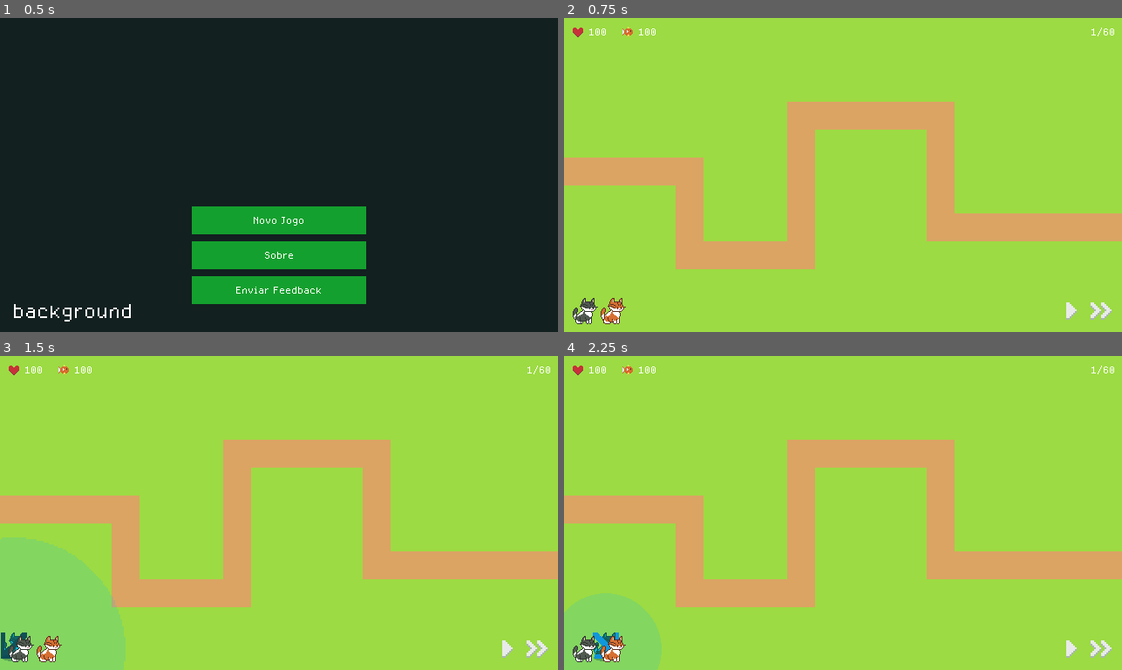
Above: before the commit, frames 1-4 (two rows, left to right).
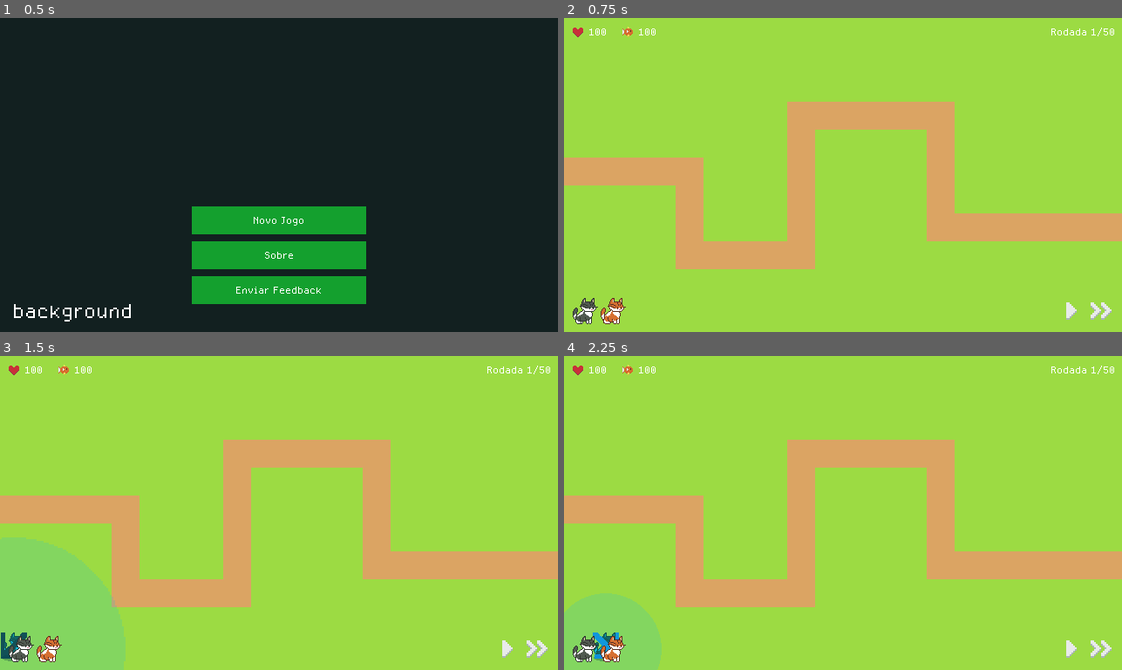
Above: after the commit, the same moments.

Repository: pdddddro/gatos-tower-defense
Game: Godot game, scene res://SceneHandler.tscn
The game is run twice, just before and just after one commit, with the same random seed, the same clock (stepped at 60 frames per second) and the same inputs.
Inputs (mouse positions are in pixels of both pictures, inside the frame that each line leads up to):
- Up to frame 1 (0.5 s): no input
- Up to frame 2 (0.75 s): click "Novo Jogo" at 0.5 s
- Up to frame 3 (1.5 s): click (22, 648) at 1.25 s
- Up to frame 4 (2.25 s): click (614, 648) at 2 s

Frame 1 is identical in both runs. In frame 2, less than 0.1% of the frame differs, in the area x 87-98%, y 3-6%; in frame 3, less than 0.1%; in frame 4, less than 0.1%.

Commit message:
add sllime directions

Diff:
--- a/Scenes/Cats/Cats.gd
+++ b/Scenes/Cats/Cats.gd
@@ -17,7 +17,6 @@
 	if enemy_array.size() != 0 and built:
 
 		select_enemy()
-
 		turn()
 
 		if attack_ready:
@@ -28,6 +27,8 @@
 		status = "Idle"
 		enemy = null
 		update_animation(Vector2.ZERO)
+
+	print(enemy_array)
 
 func select_enemy():
 	var enemy_progress_array = []
--- a/Scenes/Enemies/Slime1.tscn
+++ b/Scenes/Enemies/Slime1.tscn
@@ -1,11 +1,74 @@
-[gd_scene load_steps=4 format=3 uid="uid://c2bflmucnup4x"]
+[gd_scene load_steps=10 format=3 uid="uid://c2bflmucnup4x"]
 
-[ext_resource type="Texture2D" uid="uid://drlilq6agtcwk" path="res://Assets/Enemies/slime1.png" id="1_holcu"]
 [ext_resource type="Script" uid="uid://c5cilqwnocbk1" path="res://Scenes/Enemies/Slime1.gd" id="1_qq56m"]
+[ext_resource type="Texture2D" uid="uid://nrgg1mad2mdm" path="res://Assets/Enemies/slimeanimations.png" id="2_qq56m"]
 
 [sub_resource type="CapsuleShape2D" id="CapsuleShape2D_qq56m"]
 radius = 4.0
 height = 14.0
+
+[sub_resource type="AtlasTexture" id="AtlasTexture_xx1a5"]
+atlas = ExtResource("2_qq56m")
+region = Rect2(128, 0, 32, 32)
+
+[sub_resource type="AtlasTexture" id="AtlasTexture_2ffcu"]
+atlas = ExtResource("2_qq56m")
+region = Rect2(96, 0, 32, 32)
+
+[sub_resource type="AtlasTexture" id="AtlasTexture_w27yb"]
+atlas = ExtResource("2_qq56m")
+region = Rect2(64, 0, 32, 32)
+
+[sub_resource type="AtlasTexture" id="AtlasTexture_tj8aa"]
+atlas = ExtResource("2_qq56m")
+region = Rect2(0, 0, 32, 32)
+
+[sub_resource type="AtlasTexture" id="AtlasTexture_dc1vj"]
+atlas = ExtResource("2_qq56m")
+region = Rect2(32, 0, 32, 32)
+
+[sub_resource type="SpriteFrames" id="SpriteFrames_nlrk2"]
+animations = [{
+"frames": [{
+"duration": 1.0,
+"texture": SubResource("AtlasTexture_xx1a5")
+}],
+"loop": false,
+"name": &"Dead",
+"speed": 2.0
+}, {
+"frames": [{
+"duration": 1.0,
+"texture": SubResource("AtlasTexture_2ffcu")
+}],
+"loop": false,
+"name": &"WalkDown",
+"speed": 1.0
+}, {
+"frames": [{
+"duration": 1.0,
+"texture": SubResource("AtlasTexture_w27yb")
+}],
+"loop": false,
+"name": &"WalkLeft",
+"speed": 1.0
+}, {
+"frames": [{
+"duration": 1.0,
+"texture": SubResource("AtlasTexture_tj8aa")
+}],
+"loop": false,
+"name": &"WalkRight",
+"speed": 1.0
+}, {
+"frames": [{
+"duration": 1.0,
+"texture": SubResource("AtlasTexture_dc1vj")
+}],
+"loop": false,
+"name": &"WalkUp",
+"speed": 1.0
+}]
 
 [node name="Slime1" type="PathFollow2D"]
 rotates = false
@@ -19,6 +82,7 @@
 rotation = 1.5708
 shape = SubResource("CapsuleShape2D_qq56m")
 
-[node name="Slime1" type="Sprite2D" parent="CharacterBody2D"]
+[node name="AnimatedSprite2D" type="AnimatedSprite2D" parent="CharacterBody2D"]
 position = Vector2(0, -12)
-texture = ExtResource("1_holcu")
+sprite_frames = SubResource("SpriteFrames_nlrk2")
+animation = &"Dead"
--- a/Scenes/Enemies/Slimes.gd
+++ b/Scenes/Enemies/Slimes.gd
@@ -9,8 +9,14 @@
 var speed = 0
 var hp = 0
 var enemy_damage = 0
+var dead = false
+
+var previous_position = Vector2.ZERO
+
+@onready var sprite = $CharacterBody2D/AnimatedSprite2D
 
 func _ready() -> void:
+	previous_position = position
 	init_status()
 
 func init_status():
@@ -19,6 +25,13 @@
 	enemy_damage = GameData.enemies_data[type]["damage"]
 
 func _physics_process(delta: float) -> void:
+	var current_position = position
+	var new_position = position
+	var direction = (position - previous_position).normalized()
+
+	previous_position = new_position
+
+	update_animation(direction)
 
 	if progress_ratio == 1.0:
 		emit_signal("base_damage", enemy_damage)
@@ -33,7 +46,21 @@
 func move(delta):
 	set_progress(get_progress() + speed * delta )
 
-var dead = false
+func update_animation(direction: Vector2):
+
+	if !dead:
+		if direction == Vector2.ZERO:
+			return
+		var anim = "WalkRight"
+
+		if abs(direction.x) > abs(direction.y):
+			anim = "WalkRight" if direction.x > 0 else "WalkLeft"
+		else:
+			anim = "WalkDown" if direction.y > 0 else "WalkUp"
+		sprite.play(anim)
+
+	#print(anim)
+	#$AnimatedSprite2D.play(anim)
 
 func on_hit(damage):
 	hp -= damage
@@ -41,4 +68,8 @@
 	if hp <= 0 and dead == false:
 		dead = true
 		emit_signal("enemy_defeated", type)
+
+		sprite.play("Dead")
+		await sprite.animation_finished
+
 		queue_free()
--- a/Scenes/MainScenes/GameScene.gd
+++ b/Scenes/MainScenes/GameScene.gd
@@ -32,12 +32,11 @@
 
 @onready var fish_label = get_node("UI/HUD/MarginContainer/Status/FishContainer/FishLabel")
 
-func _input(event):
-	pass
-
 func _ready() -> void:
 	map_node = get_node("Map1")
 	get_node("UI/HUD/MarginContainer/Status/HeartContainer/HeartLabel").text = str(base_health)
+
+	WaveCount.text = "Rodada " + str(current_wave) + "/50"
 
 	update_fish_label()
 
@@ -115,7 +114,7 @@
 	if enemies_in_wave <= 0:
 		print("Wave finalizada!")
 		current_wave += 1
-		WaveCount.text = str(current_wave)
+		WaveCount.text = "Rodada " + str(current_wave) + "/50"
 
 		pause_play_button.button_pressed = false
 
--- a/Scenes/MainScenes/GameScene.tscn
+++ b/Scenes/MainScenes/GameScene.tscn
@@ -145,7 +145,7 @@
 size_flags_horizontal = 8
 size_flags_vertical = 0
 theme_override_fonts/font = ExtResource("11_j856t")
-text = "1/60"
+text = "Rodada n/n"
 
 [connection signal="pressed" from="UI/HUD/MarginContainer/GameControls/PausePlay" to="." method="_on_pause_play_pressed"]
 [connection signal="pressed" from="UI/HUD/MarginContainer/GameControls/SpeedUp" to="." method="_on_speed_up_pressed"]
--- a/Scenes/Maps/Map1.tscn
+++ b/Scenes/Maps/Map1.tscn
@@ -30,7 +30,7 @@
 
 [sub_resource type="Curve2D" id="Curve2D_gatv1"]
 _data = {
-"points": PackedVector2Array(0, 0, 0, 0, -8, 175, -8.10744, 0.0686317, 8.10744, -0.0686317, 136, 175, -0.122822, -7.82938, 0.122822, 7.82938, 144, 183, -0.176365, -8.2626, 0.176365, 8.2626, 144, 263, -7.74603, 0.209999, 7.74603, -0.209999, 152, 271, -8.1175, -0.0581077, 8.1175, …(363 unchanged characters)…
+"points": PackedVector2Array(0, 0, 0, 0, -8, 175, -5.50801, -0.0922961, 5.50801, 0.0922961, 136, 175, 0, -8, 0, 8, 144, 183, 0, -8, 0, 8, 144, 263, -8, 0, 8, 0, 152, 271, -8.1175, -0.0581077, 8.1175, …(363 unchanged characters)…
 }
 point_count = 14
 
Binary file added: Assets/Enemies/slimeanimations.png
Not shown, added: Assets/Enemies/slimeanimations.png.import
Not shown, changed: export_presets.cfg
Not shown, changed: build/web/index.html
Not shown, changed: build/web/index.js
Not shown, changed: build/web/index.pck
Not shown, changed: build/web/index.wasm
